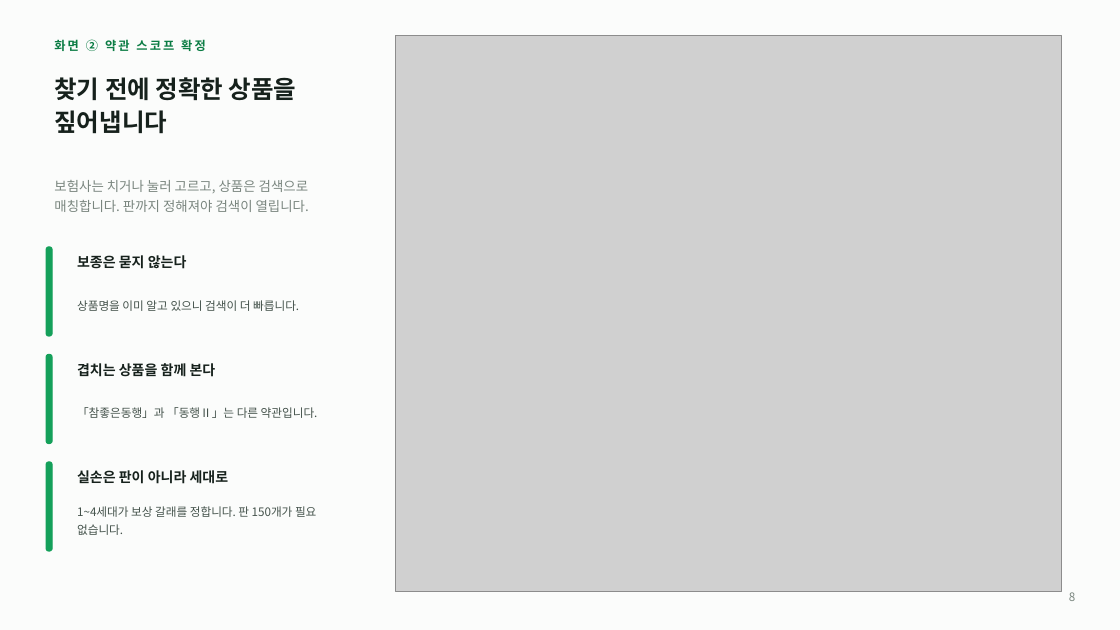
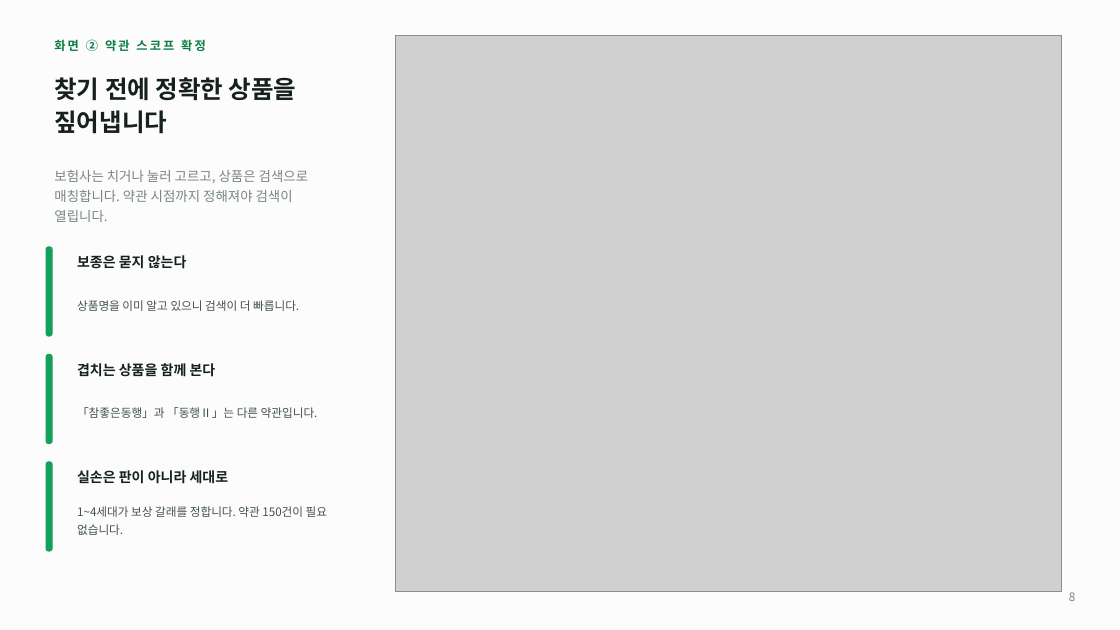
Before and after one commit to acathy870928-hash/chacha6377, a slide deck: slide 8 of docs/Insurance_AI_상담설계.pptx. Drawn at 1120x630 pixels with LibreOffice and Linux fonts; fonts in the diff are those of the drawing; grey boxes stand for pictures. Boxes give left, top, right and bottom in pixels: in the first picture for what was removed or moved away, otherwise in the second. Text is boxed around its words. In the diff, an @@ line names an element or a change of style, - is before the commit and + after.

```diff
--- a/docs/Insurance_AI_상담설계.pptx
+++ b/docs/Insurance_AI_상담설계.pptx
@@ text at [54,170,308,222]: text changed @@
-보험사는 치거나 눌러 고르고, 상품은 검색으로 매칭합니다. 판까지 정해져야 검색이 열립니다.
+보험사는 치거나 눌러 고르고, 상품은 검색으로 매칭합니다. 약관 시점까지 정해져야 검색이 열립니다.
@@ text at [77,506,327,535]: text changed @@
-1~4세대가 보상 갈래를 정합니다. 판 150개가 필요 없습니다.
+1~4세대가 보상 갈래를 정합니다. 약관 150건이 필요 없습니다.
```
Also in this commit, not shown: 6 other slides changed, 4 other files.
